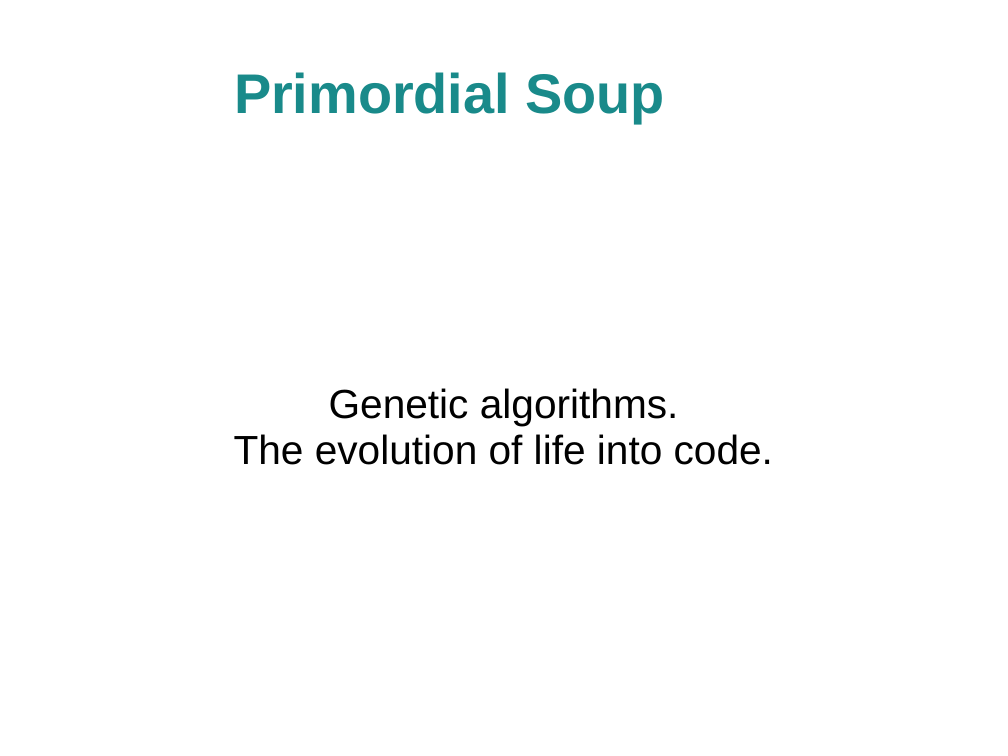
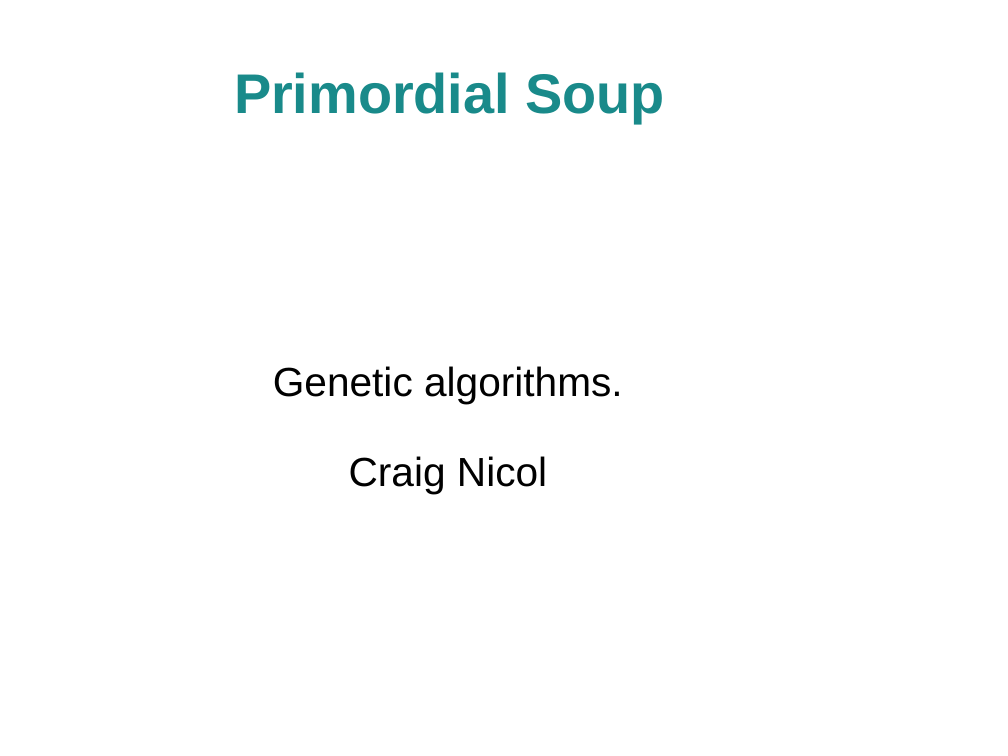
Before and after one commit to craignicol/geneticalgorithmtemplates, a slide deck: slide 1 of talks-and-presentations/techmeetup-glasgow-20090701/GeneticAlgorithms.ppt. Drawn at 1008x756 pixels with LibreOffice and Linux fonts; fonts in the diff are those of the drawing; background and template pictures are left out. Boxes give left, top, right and bottom in pixels: in the first picture for what was removed or moved away, otherwise in the second. Text is boxed around its words. In the diff, an @@ line names an element or a change of style, - is before the commit and + after.

```diff
--- a/talks-and-presentations/techmeetup-glasgow-20090701/GeneticAlgorithms.ppt
+++ b/talks-and-presentations/techmeetup-glasgow-20090701/GeneticAlgorithms.ppt
@@ subtitle at bbox=[349, 456, 547, 494]: text changed @@
-The evolution of life into code.
+Craig Nicol
```
Also in this commit, not shown: 6 other slides changed, 2 slides added, 2 slides removed, 1 other file.
